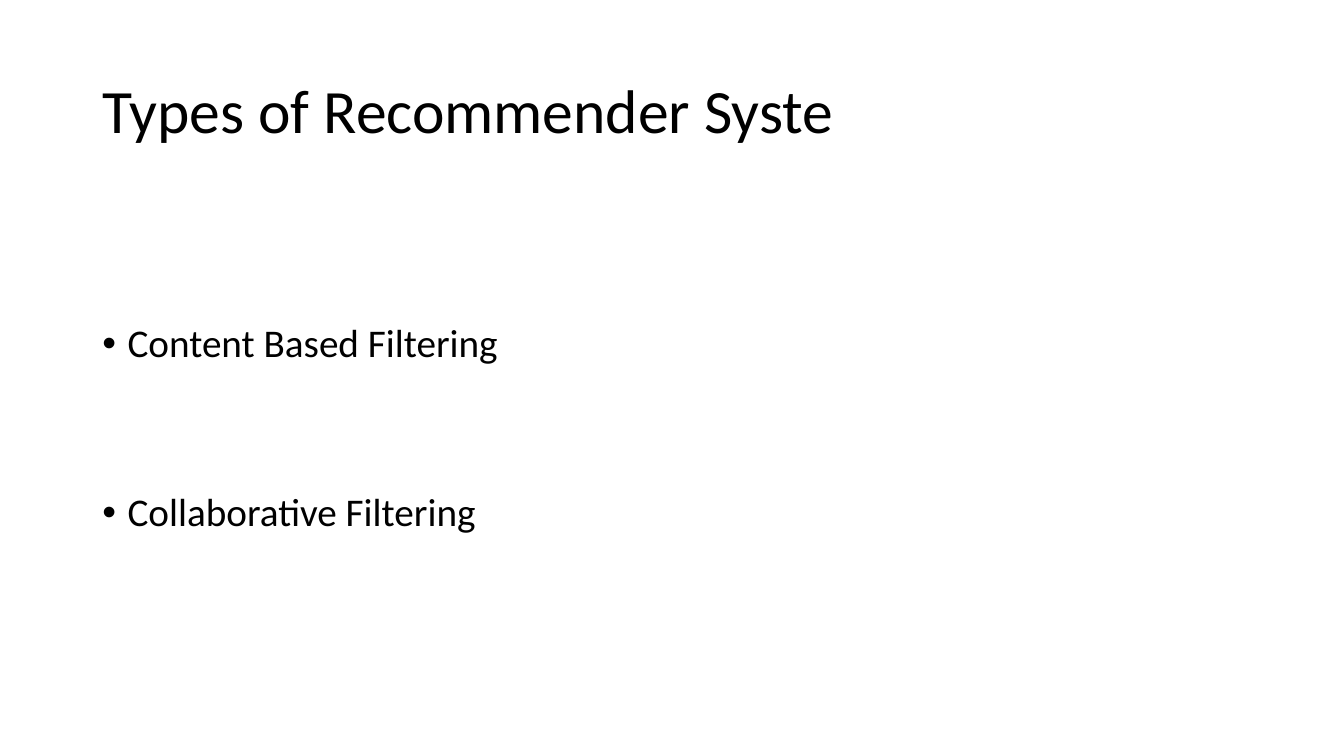
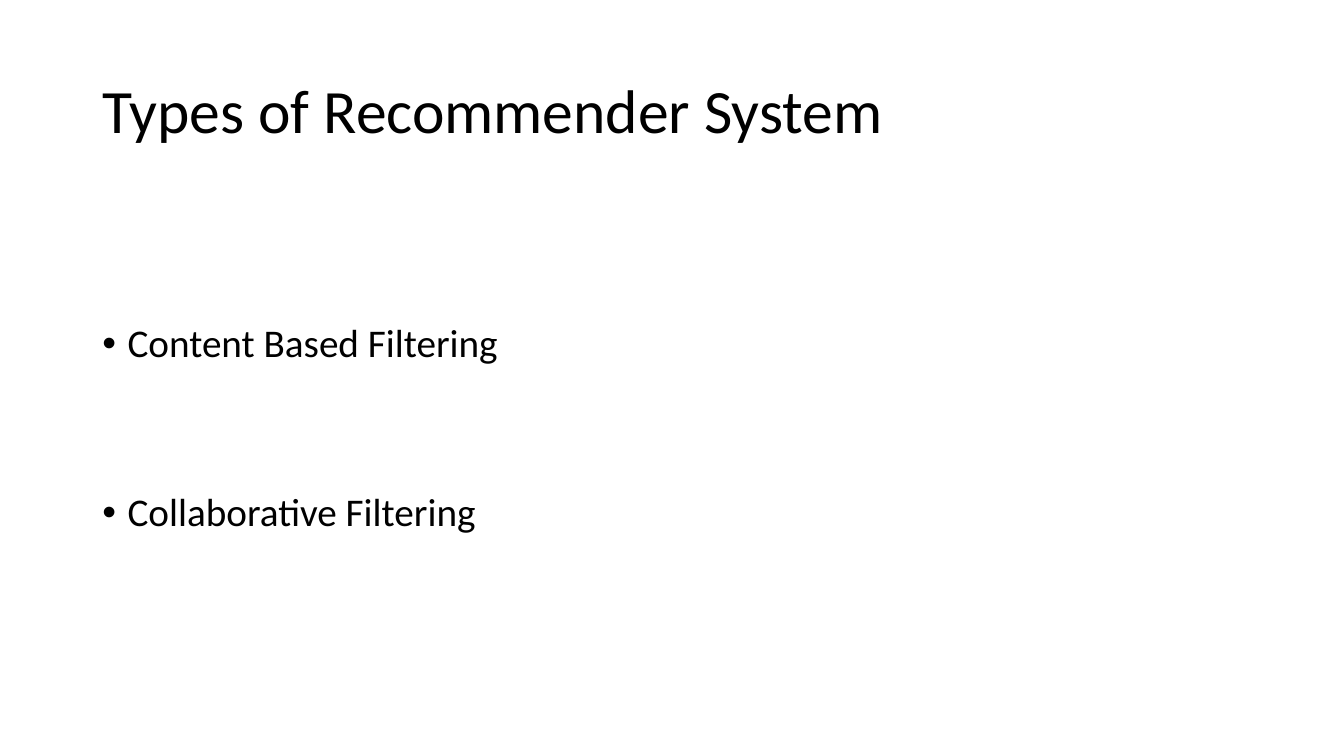
Before and after one commit to lixinso/recommender_system_a_survey, a slide deck: slide 2 of RecommenderSystemASurvey.pptx. Drawn at 1344x756 pixels with LibreOffice and Linux fonts; fonts in the diff are those of the drawing. Boxes give left, top, right and bottom in pixels: in the first picture for what was removed or moved away, otherwise in the second. Text is boxed around its words. In the diff, an @@ line names an element or a change of style, - is before the commit and + after.

Commit message:
Recommender PPT

```diff
--- a/RecommenderSystemASurvey.pptx
+++ b/RecommenderSystemASurvey.pptx
@@ title at <box>102,90,882,143</box>: text changed @@
-Types of Recommender Syste
+Types of Recommender System
```
Also in this commit, not shown: 3 other slides changed, 1 slide added, 1 slide removed, 2 other files.
